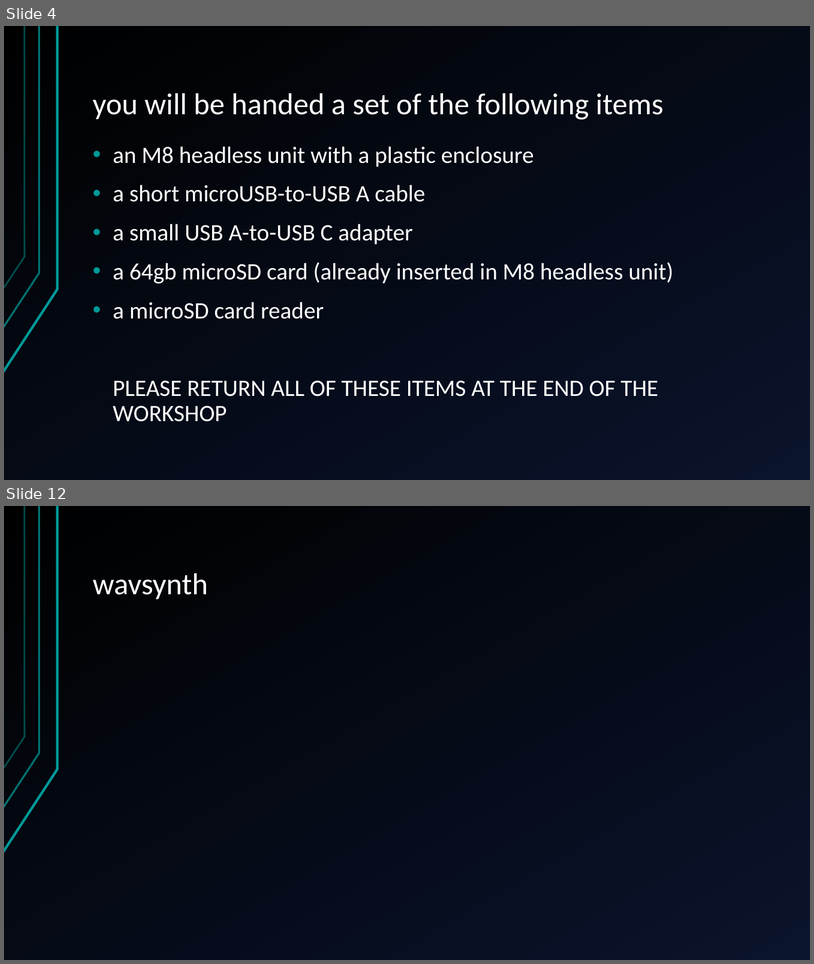
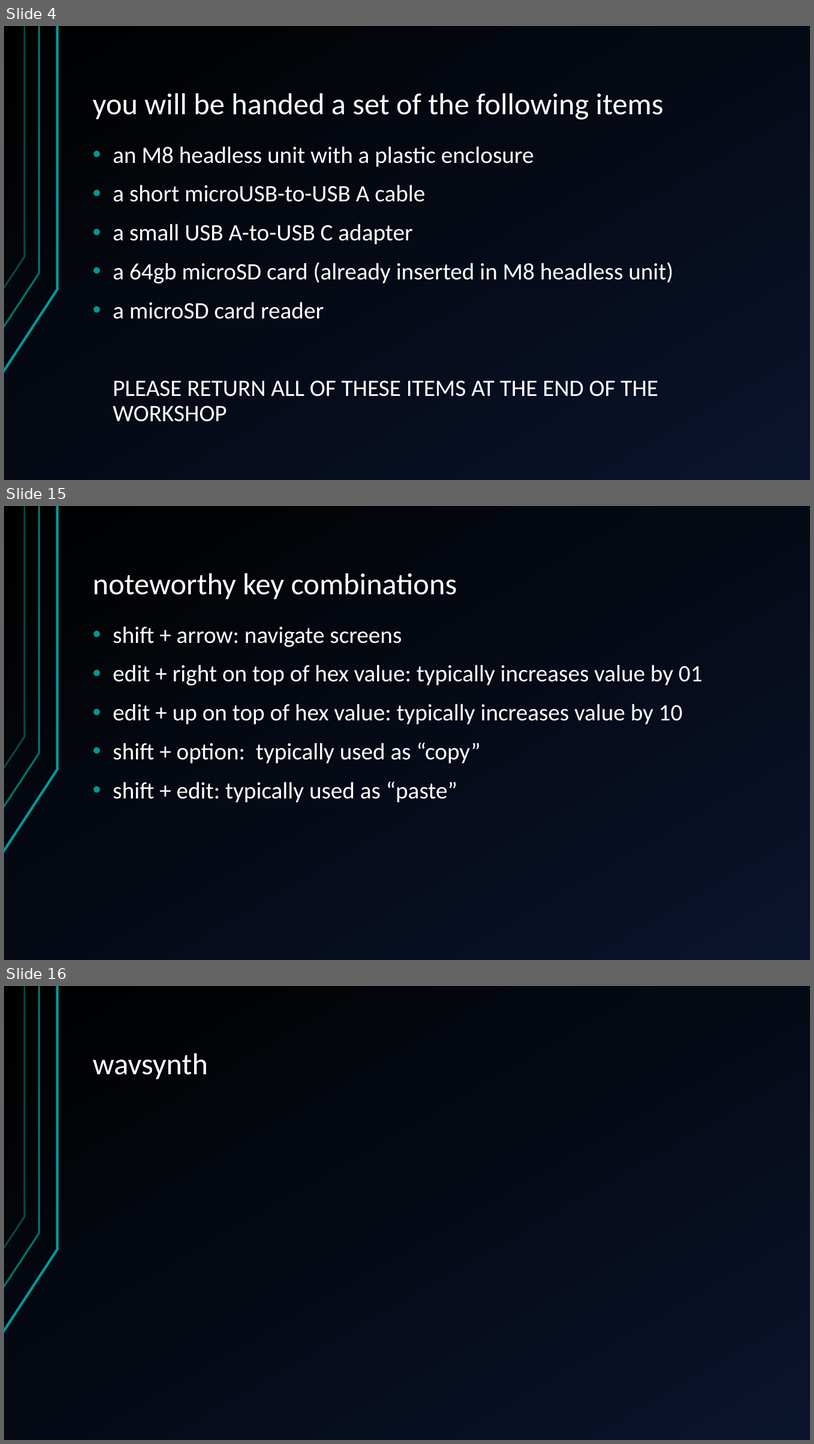
Before and after one commit to jegasus/m8-tracker-workshop, a slide deck: slides_v1.odp. Shown one above the other, each under a label of ours: slides 4 and 12 before the commit, slides 4, 15 and 16 after it; the slides between them are not shown. The pictures are 814x964 and 814x1444 pixels, drawn with LibreOffice and Linux fonts; fonts in the diff are those of the drawing. Boxes give left, top, right and bottom in pixels: in the first picture for what was removed or moved away, otherwise in the second. Text is boxed around its words. In the diff, an @@ line names an element or a change of style, - is before the commit and + after.

```diff
--- a/slides_v1.odp
+++ b/slides_v1.odp
@@ slide 15 added at (x1=4, y1=506, x2=810, y2=960), background gradient #000000 to #0A142C; not listed: 3 template elements that a slide beside it also shows @@
@@ title added at (x1=93, y1=573, x2=458, y2=599), 36 pt, text #FFFFFF @@
+noteworthy key combinations
@@ text added at (x1=113, y1=626, x2=703, y2=802), 28 pt, text #FFFFFF @@
+• shift + arrow: navigate screens
+• edit + right on top of hex value: typically increases value by 01
+• edit + up on top of hex value: typically increases value by 10
+• shift + option: typically used as “copy”
+• shift + edit: typically used as “paste”
@@ what was slide 12 is now slide 16 @@
```
Also in this commit, not shown: 7 slides changed, 5 other slides added, 2 slides removed, 1 other file.
